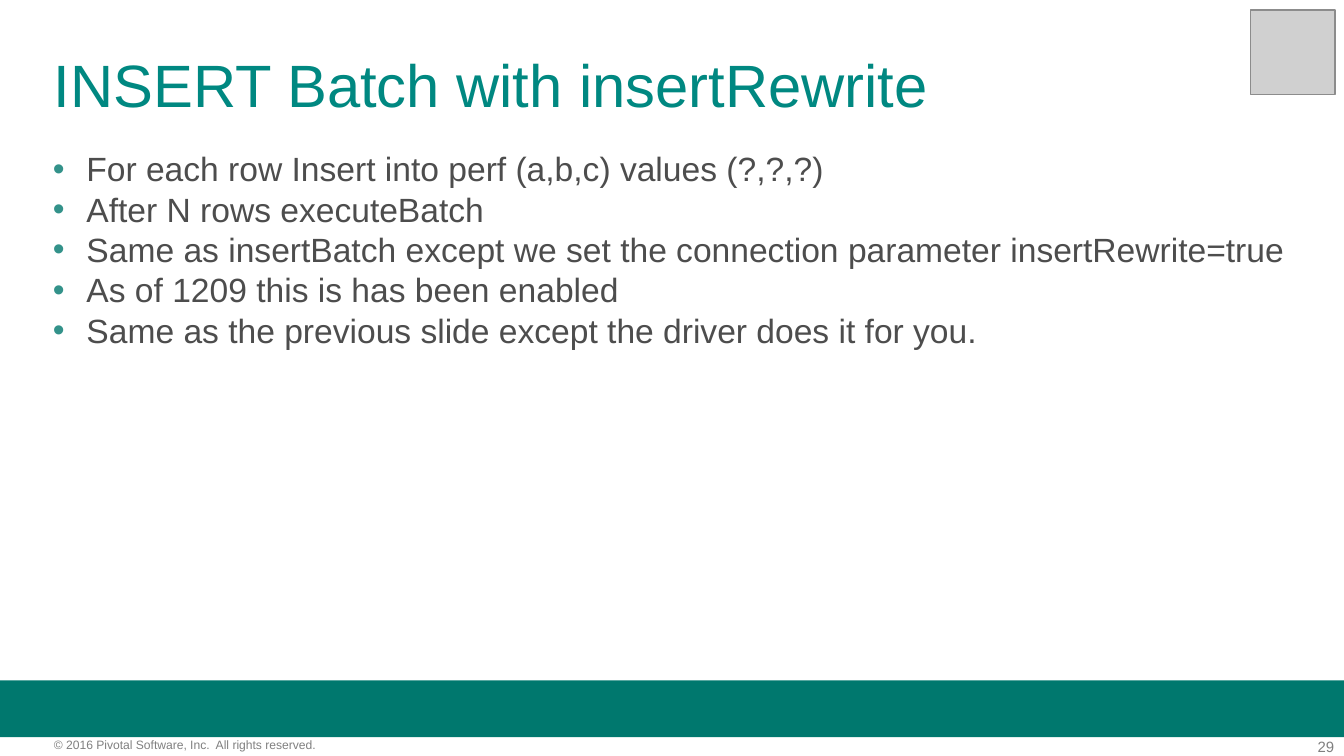
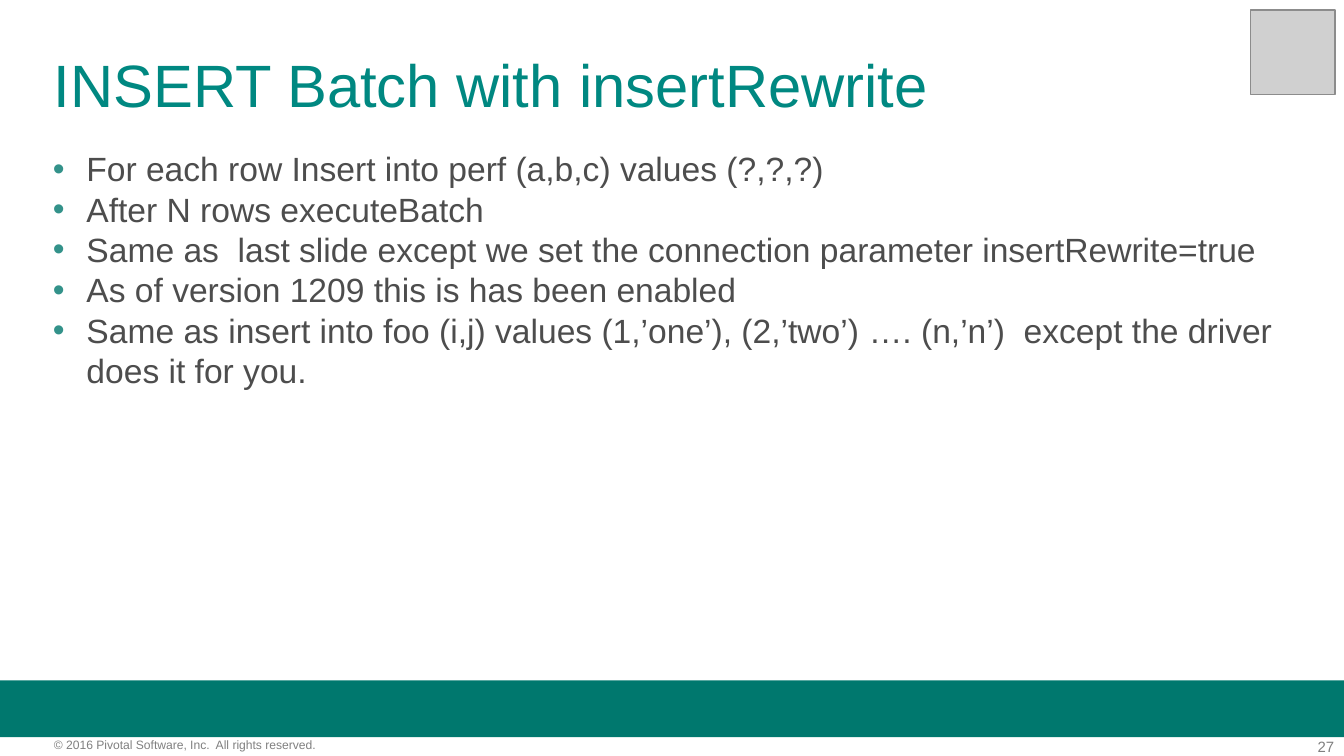
Before and after one commit to davecramer/presentations, a slide deck: slide 27 of JDBC Performance.pptx (slide 29 before the commit). Drawn at 1344x756 pixels with LibreOffice and Linux fonts; fonts in the diff are those of the drawing; grey boxes stand for pictures; background and template pictures are left out. Boxes give left, top, right and bottom in pixels: in the first picture for what was removed or moved away, otherwise in the second. Text is boxed around its words. In the diff, an @@ line names an element or a change of style, - is before the commit and + after.

```diff
--- a/JDBC Performance.pptx
+++ b/JDBC Performance.pptx
@@ text at [86,237,1272,389]: text changed @@
-• Same as insertBatch except we set the connection parameter insertRewrite=true
-• As of 1209 this is has been enabled
-• Same as the previous slide except the driver does it for you.
+• Same as last slide except we set the connection parameter insertRewrite=true
+• As of version 1209 this is has been enabled
+• Same as insert into foo (i,j) values (1,’one’), (2,’two’) …. (n,’n’) except the driver does it for you.
@@ page number at [1318,741,1335,752]: text changed @@
-29
+27
```
Also in this commit, not shown: 26 other slides changed, 2 slides added, 2 slides removed, 1 other file.
